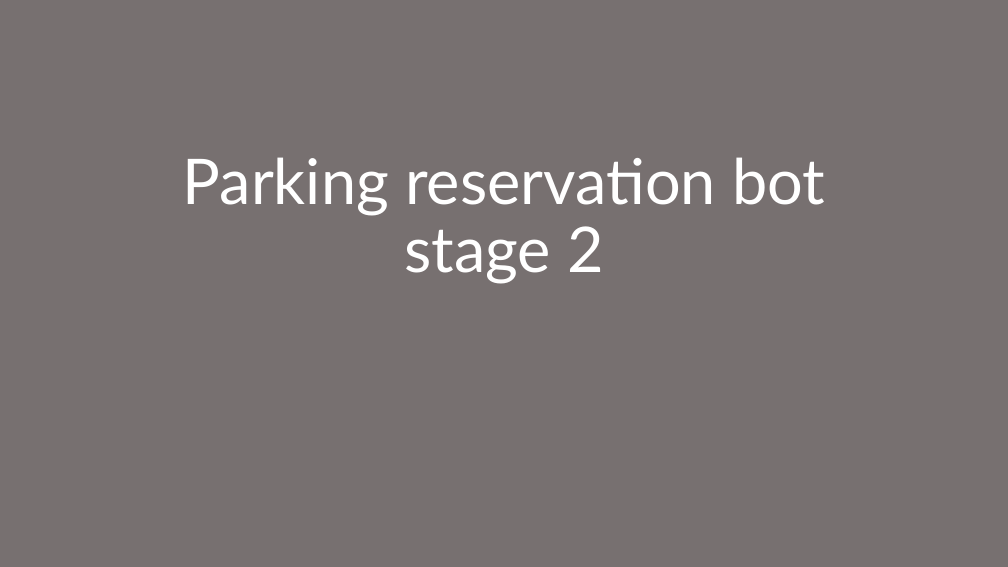
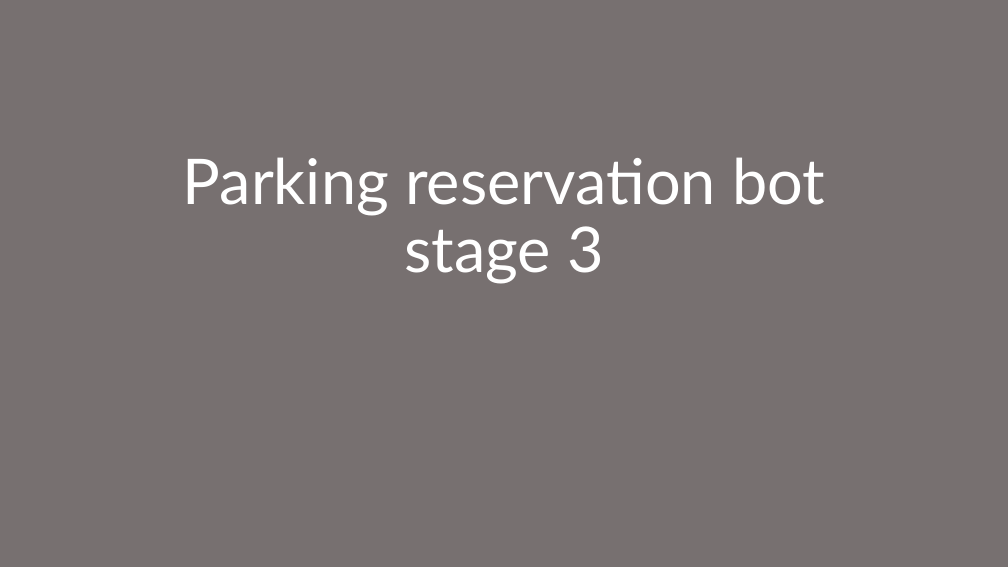
Before and after one commit to eduardkovalchuk/parking-reservation-bot, a slide deck: slide 1 of quick-presentation.pptx. Drawn at 1008x567 pixels with LibreOffice and Linux fonts; fonts in the diff are those of the drawing. Boxes give left, top, right and bottom in pixels: in the first picture for what was removed or moved away, otherwise in the second. Text is boxed around its words. In the diff, an @@ line names an element or a change of style, - is before the commit and + after.

Commit message:
Update presentation

```diff
--- a/quick-presentation.pptx
+++ b/quick-presentation.pptx
@@ title at bbox=[404, 226, 604, 284]: text changed @@
-stage 2
+stage 3
```
Also in this commit, not shown: 5 other slides changed, 1 slide added, 2 slides removed.
